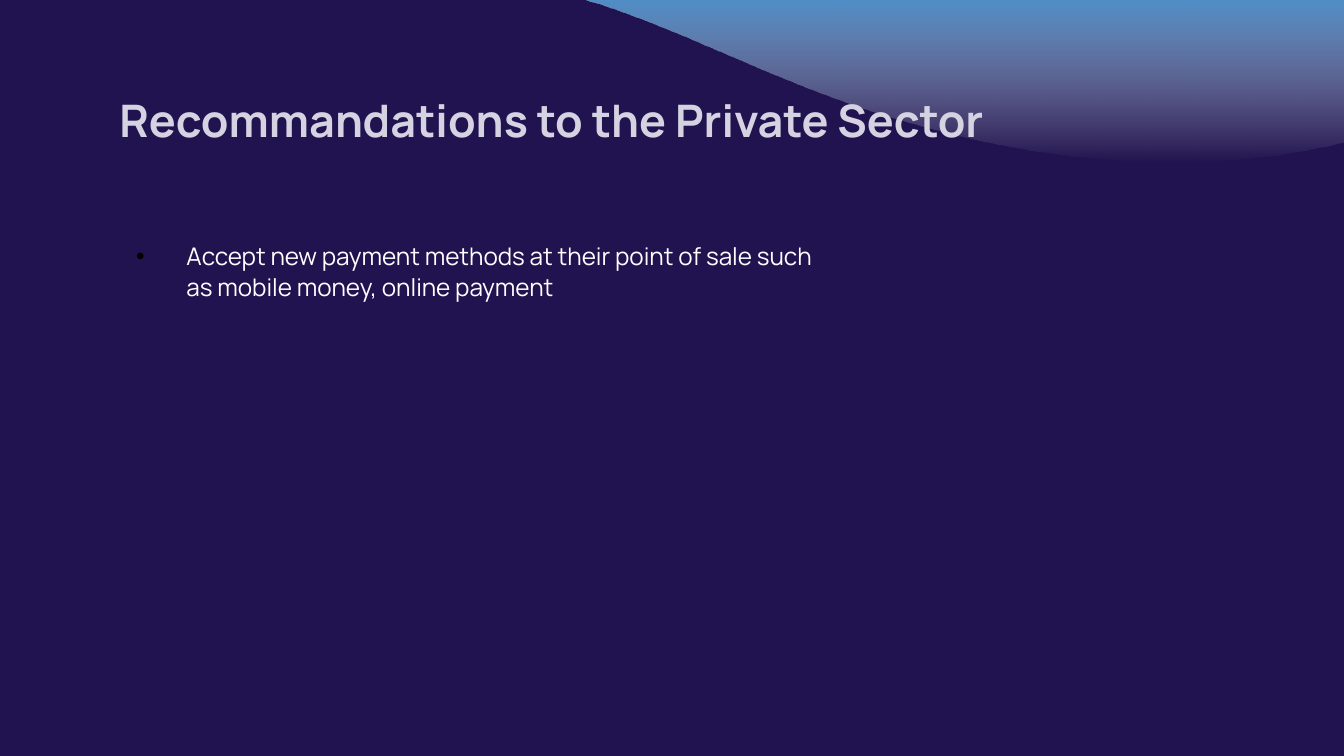
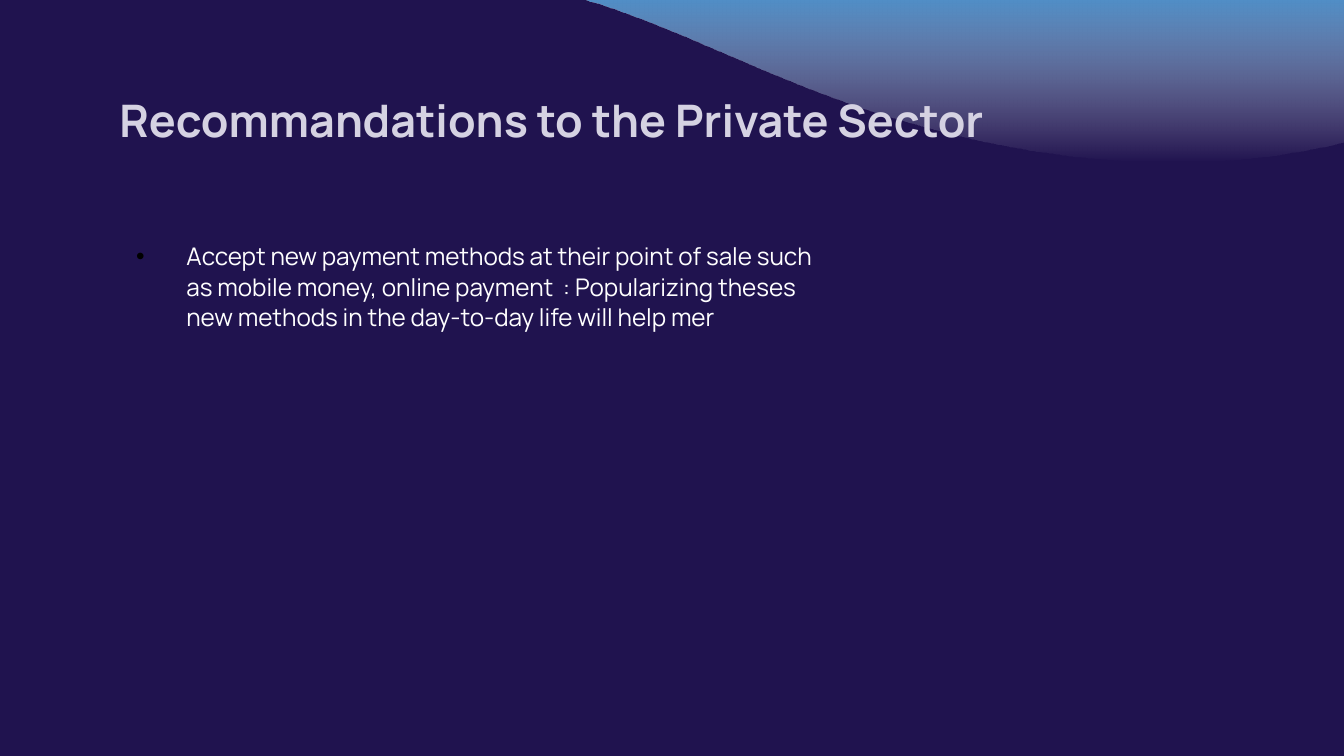
Before and after one commit to VIP509/Finance-Inclusion-1, a slide deck: slide 20 of Pierry Valcin Presentation.pptx (slide 21 before the commit). Drawn at 1344x756 pixels with LibreOffice and Linux fonts; fonts in the diff are those of the drawing. Boxes give left, top, right and bottom in pixels: in the first picture for what was removed or moved away, otherwise in the second. Text is boxed around its words. In the diff, an @@ line names an element or a change of style, - is before the commit and + after.

```diff
--- a/Pierry Valcin Presentation.pptx
+++ b/Pierry Valcin Presentation.pptx
@@ subtitle at box(186, 247, 812, 332): text changed @@
-• Accept new payment methods at their point of sale such as mobile money, online payment
+• Accept new payment methods at their point of sale such as mobile money, online payment : Popularizing theses new methods in the day-to-day life will help mer
```
Also in this commit, not shown: 3 other slides changed, 1 slide added, 3 slides removed.
